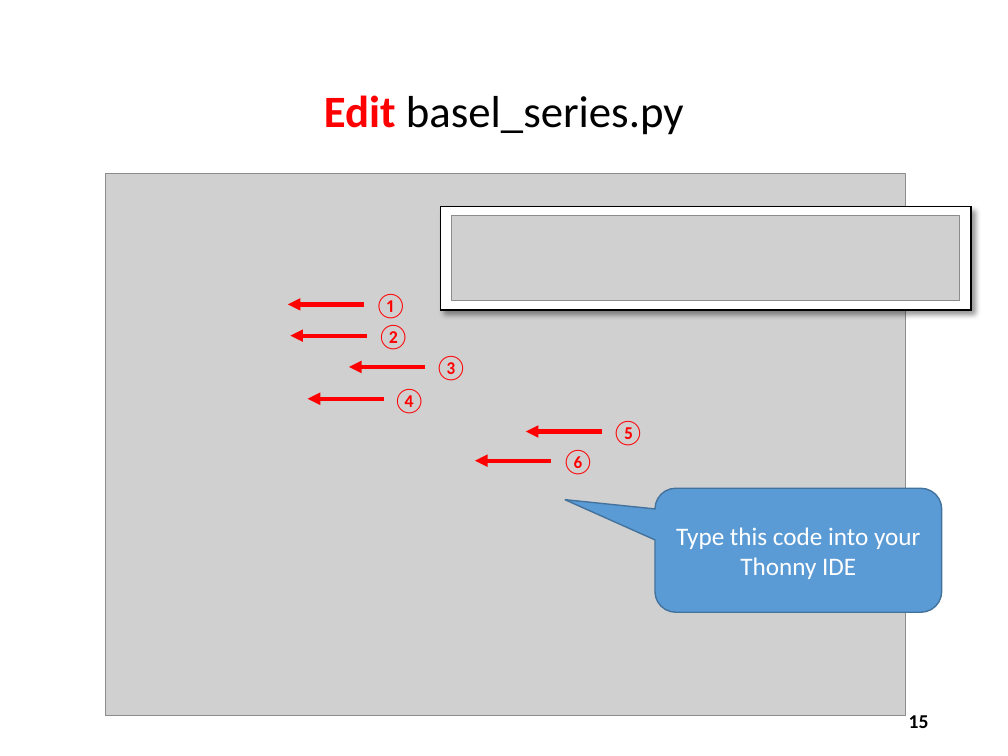
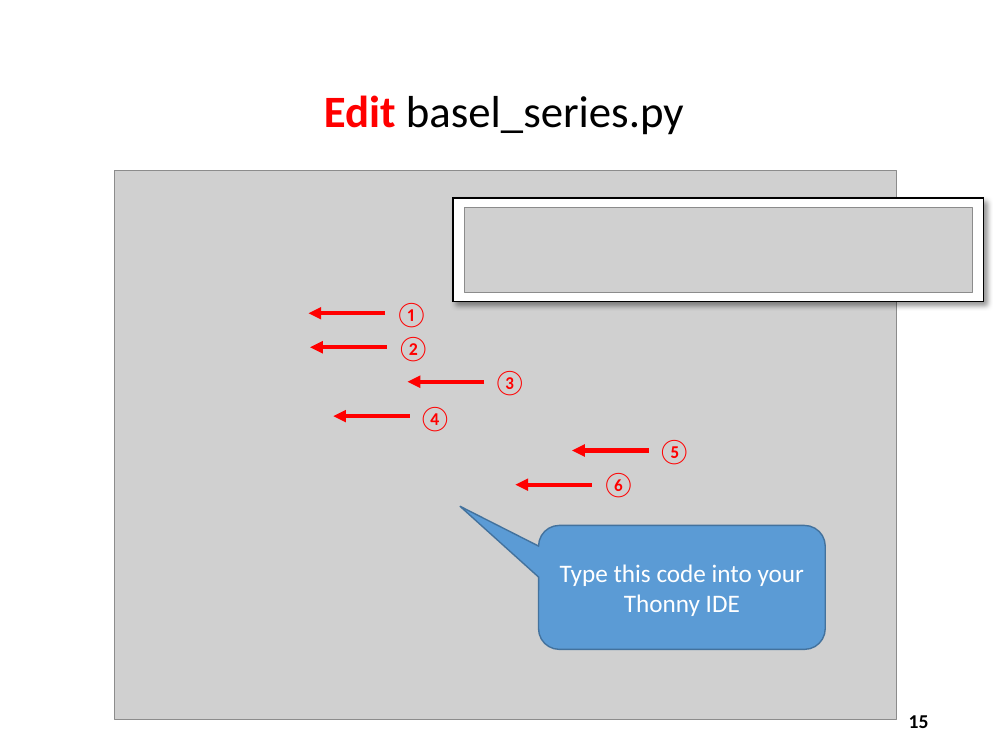
Before and after one commit to dbiersach/csi-spark-prep, a slide deck: slide 15 of slides/Session 02 - Arrays and Algorithms/Session 02 - Arrays and Algorithms.pptx. Drawn at 1008x756 pixels with LibreOffice and Linux fonts; fonts in the diff are those of the drawing; grey boxes stand for pictures. Boxes give left, top, right and bottom in pixels: in the first picture for what was removed or moved away, otherwise in the second. Text is boxed around its words. In the diff, an @@ line names an element or a change of style, - is before the commit and + after.

Commit message:
Fix range on Basel series

```diff
--- a/slides/Session 02 - Arrays and Algorithms/Session 02 - Arrays and Algorithms.pptx
+++ b/slides/Session 02 - Arrays and Algorithms/Session 02 - Arrays and Algorithms.pptx
@@ picture: place and size @@
-picture at bbox=[105, 173, 905, 716]
+picture at bbox=[114, 170, 896, 719]
@@ rectangle: place and size @@
-rectangle at bbox=[440, 207, 971, 310]
+rectangle at bbox=[454, 199, 984, 302]
@@ picture: place and size @@
-picture at bbox=[452, 216, 960, 300]
+picture at bbox=[465, 208, 973, 292]
@@ 2 texts, 2 arrows: place and size @@
-2 texts, 2 arrows at bbox=[288, 294, 410, 350]
+2 texts, 2 arrows at bbox=[308, 303, 430, 362]
@@ arrow moved from (425, 367) - (349, 367) to (484, 382) - (407, 382) @@
@@ text "③": place and size @@
-text "③" at bbox=[434, 356, 467, 381]
+text "③" at bbox=[493, 371, 526, 396]
@@ arrow moved from (384, 399) - (307, 399) to (409, 416) - (334, 416) @@
@@ text "④": place and size @@
-text "④" at bbox=[393, 389, 426, 414]
+text "④" at bbox=[418, 407, 451, 432]
@@ text "⑤": place and size @@
-text "⑤" at bbox=[611, 421, 644, 446]
+text "⑤" at bbox=[658, 440, 691, 465]
@@ arrow moved from (603, 431) - (526, 431) to (648, 451) - (573, 451) @@
@@ text "⑥": place and size @@
-text "⑥" at bbox=[561, 450, 594, 475]
+text "⑥" at bbox=[602, 473, 635, 498]
@@ arrow moved from (551, 461) - (475, 461) to (592, 485) - (515, 485) @@
@@ rounded speech box "Type this code into your ...": place and size @@
-rounded speech box "Type this code into your ..." at bbox=[655, 488, 941, 612]
+rounded speech box "Type this code into your ..." at bbox=[538, 525, 825, 649]
@@ rounded speech box "Type this code into your ..." at bbox=[538, 525, 825, 649]: proportions changed @@
```
Also in this commit, not shown: 4 other slides changed, 2 slides added, 1 other file.
